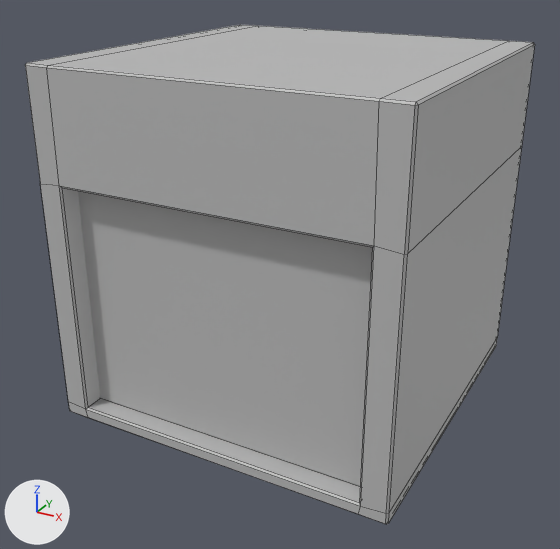
What one commit did to the FBX model Assets/Models/Level/Garage.fbx.
Before and after are seen from a 50 mm lens placed at (24.2, -5.36, 6.43), pointed at (19.21, 3.73, 1.89). Lighting does not change. The marker at lower left points along +X, +Y and +Z. Mesh edges are drawn as thin lines. Where no turn or scale is listed for an object, it has been applied to the vertices.

The first picture shows 'garage', 'garage_door'.
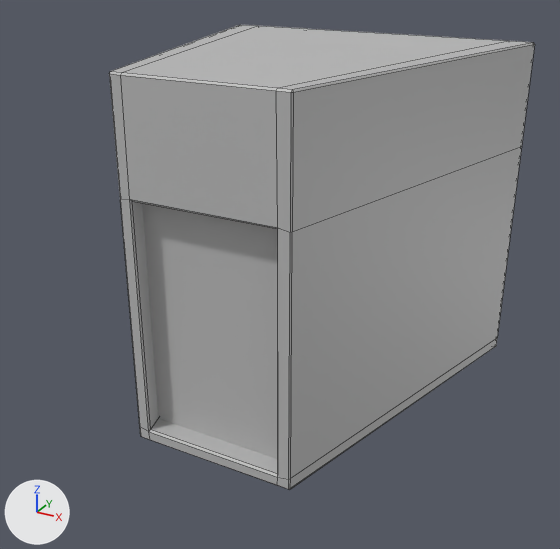
Where the newer file only moved an object's origin or applied its transform, the numbers keep the older frame.

Where the change shows, as pixel boxes (x1, y1, x2, y2) in the pictures (560 x 549 px):
'garage', reshaped (16% narrower, 7% shorter)
    before: (25, 25, 535, 524)
    after: (109, 25, 535, 490)
'garage_door', mesh rescaled
    before: (78, 191, 373, 486)
    after: (142, 203, 278, 459)

The change, as a diff of the scene's bpy script:
```diff
--- a/Assets/Models/Level/Garage.fbx.py
+++ b/Assets/Models/Level/Garage.fbx.py
@@ me_mesh @@
 me_mesh.from_pydata(...)  # 8 vertices, 6 faces; spans x -2.29..2.29, y -0.14..0.14, z -1.67..1.67
 # used by ob_garage_door; location = (19.36, 2.03, 1.86)
+# me_mesh part 2: the whole mesh is scaled about its middle by (0.505, 1, 1), then moved by (0.0, 0.0, -0.08)
 me_mesh.materials.append(mat_lambert1)
@@ me_mesh_001 @@
 me_mesh_001.from_pydata(...)  # 72 vertices, 74 faces; spans x -2.5..2.5, y -2.5..2.5, z -2.5..2.5
 # used by ob_garage_1; location = (19.33, 4.1, 2.5)
+# me_mesh_001 part 1: all 36 vertices in x -2.5..2.5, y -2.5..-2.47, z -2.5..2.5 are scaled about their middle by (0.473, 1, 1)
 me_mesh_001.materials.append(mat_lambert1)
```
